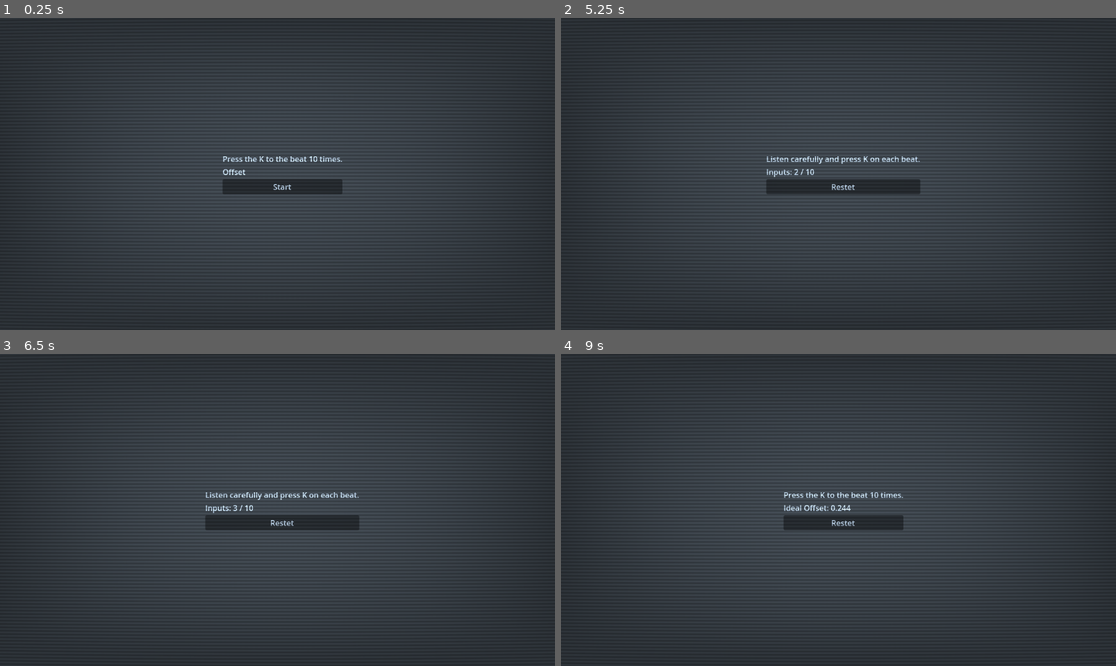
Above: before the commit, frames 1-4 (two rows, left to right).
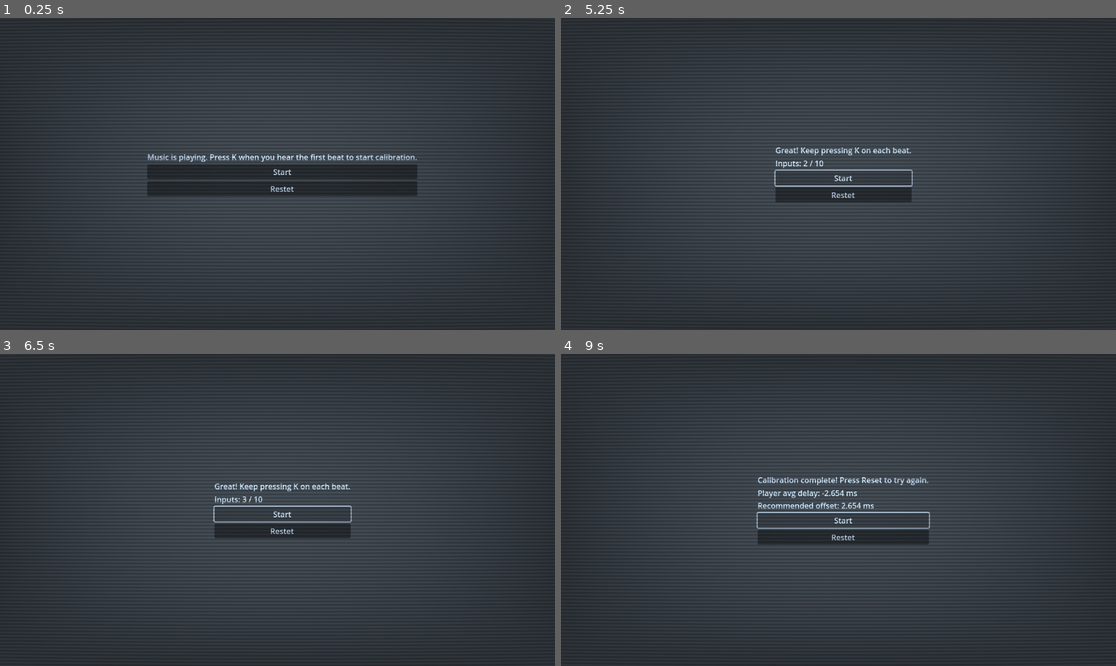
Above: after the commit, the same moments.

Repository: Hetaaa/Gmtk2025
Game: Godot game, scene res://Views/TimingOffsetSetter/TimingCalibrator.tscn
Same seed, same stepped clock (60 frames per second), same inputs: the game is played once before the commit and once after it. This scene is started directly instead of the project's main scene. Sound files missing from this copy of the repository are replaced by a short silence.
Inputs (mouse positions are in pixels of both pictures, inside the frame that each line leads up to):
- Up to frame 1 (0.25 s): no input
- Up to frame 2 (5.25 s): click (844, 189) at 0.5 s, where only the run after the commit has a clickable "Restet"; click (844, 170) at 1.25 s, where only the run after the commit has a clickable "Start"; click (844, 170) at 2 s, where only the run after the commit has a clickable "Start"; click "Restet" at 2.75 s; click "Restet" at 3.5 s; click (844, 170) at 4.25 s, where only the run after the commit has a clickable "Start"; tap K (ATTACK_MID) at 5 s; hold K (ATTACK_MID) from 5.03 s (still down)
- Up to frame 3 (6.5 s): release K (ATTACK_MID) at 5.78 s; tap O (ATTACK_HIGH) at 5.85 s; tap K (ATTACK_MID) at 6.05 s
- Up to frame 4 (9 s): tap K (ATTACK_MID) at 6.5, 6.8, 7.25, 7.35, 8, 8.3, 8.75 s; hold M (ATTACK_LOW) 6.53-7.28 s; hold W (BLOCK_HIGH) 8.03-8.78 s; tap X (BLOCK_LOW) at 8.85 s

The runs differ from the first frame. In frame 1, 4.4% of the frame differs, in the area x 26-76%, y 43-58%; in frame 2, 1.7%; in frame 3, 1.7%; in frame 4, 2.7%.

Commit message:
timing calculator  fix

Diff:
--- a/godot2025/Global/BeatManager/beat_manager.gd
+++ b/godot2025/Global/BeatManager/beat_manager.gd
@@ -13,8 +13,8 @@
 
 @export var bpm: float = 60.0
 @export var beats_per_measure: int = 4
-@export var set_grace_period: float = 0.5
-@export var timing_offset: float = 0.01
+@export var grace_period: float = 0.6
+@export var timing_offset: float = 0.152
 
 @export var beat_sound_path: String = "res://Global/BeatManager/audiomass-output.mp3"
 
@@ -26,7 +26,6 @@
 var beat_count := 0
 var measure_count := 0
 var beat_index := 0
-var grace_period : float
 
 var beat_timer: Timer
 var seconds_per_beat: float
@@ -84,7 +83,6 @@
 	add_child(music_player)
 	add_child(beat_indicator_player)
 	beat_indicator_player.stream = load(beat_sound_path)
-	grace_period = set_grace_period
 	beat_hit.connect(_on_beat_hit_play_sound)
 
 var last_time := 0.0
@@ -115,8 +113,6 @@
 					measure_count += 1
 					measure_complete.emit(measure_count)
 
-				var time_to_next_beat = abs(beat_map[beat_index] - beat_map[beat_index+1]) if beat_index + 1 < beat_map.size() else set_grace_period
-				grace_period = minf(set_grace_period, time_to_next_beat)
 				_schedule_beat_events_custom(current_beat_time)
 				beat_index += 1
 
--- a/godot2025/Views/TimingOffsetSetter/timing_offset.gd
+++ b/godot2025/Views/TimingOffsetSetter/timing_offset.gd
@@ -7,7 +7,6 @@
 @onready var instructions_label := $Panel/VBoxContainer/Instructions
 @onready var counter_label := $Panel/VBoxContainer/InputCounter
 @onready var result_label := $Panel/VBoxContainer/OffsetResult
-@onready var start_button := $Panel/VBoxContainer/StartButton
 @onready var reset_button := $Panel/VBoxContainer/ResetButton
 
 # Reference to your BeatManager singleton
@@ -15,101 +14,188 @@
 
 # Calibration state
 var is_calibrating: bool = false
+var calibration_started: bool = false  # New flag to track if measurement has begun
 var input_count: int = 0
-var ideal_beat_times: Array = []
-var player_input_times: Array = []
+var beat_times: Array[float] = []  # Actual beat times from beat map
+var player_input_times: Array[float] = []
+var original_offset: float = 0.0
+
+# Store connection for proper cleanup
+var beat_hit_connection: Callable
 
 func _ready():
-	BeatManager.timing_offset = 0
+	# Store original offset to restore if needed
+	original_offset = BeatManager.timing_offset
 	reset_button.hide()
-	# Set the initial state of the UI
-	_set_ui_state(false)
-
-func _set_ui_state(calibrating: bool):
-	instructions_label.text = "Press the K to the beat 10 times." if not calibrating else "Listen carefully and press K on each beat."
-	start_button.visible = not calibrating
-	reset_button.visible = not start_button.visible
-	counter_label.visible = calibrating
-	result_label.visible = not calibrating
+
+	# Start music immediately but don't begin measurement yet
+	start_music()
+	set_ui_state_waiting()
+
+func set_ui_state_waiting():
+	instructions_label.text = "Music is playing. Press K when you hear the first beat to start calibration."
+	counter_label.visible = false
+	result_label.visible = false
+	reset_button.visible = true
+
+func set_ui_state_calibrating():
+	instructions_label.text = "Great! Keep pressing K on each beat."
+	counter_label.visible = true
+	result_label.visible = false
+	reset_button.visible = true
+
+func set_ui_state_complete():
+	instructions_label.text = "Calibration complete! Press Reset to try again."
+	counter_label.visible = false
+	result_label.visible = true
+	reset_button.visible = true
 
 func _input(event: InputEvent):
-	if is_calibrating and event.is_action_pressed("ATTACK_MID"):
-		# Record the player's input time relative to the music stream
-		var input_time = beat_manager.music_player.get_playback_position()
-		player_input_times.append(input_time)
-		input_count += 1
-		counter_label.text = "Inputs: %s / %s" % [input_count, CALIBRATION_COUNT]
-
-		# Check if we have enough inputs to finish
-		if input_count >= CALIBRATION_COUNT:
-			_finish_calibration()
-
-func _on_start_button_pressed():
-	# Reset state and start the process
-	_reset_calibration()
-	_start_calibration()
+	if event.is_action_pressed("ATTACK_MID"):
+		if not calibration_started:
+			# First key press - start the measurement
+			start_calibration_measurement()
+
+		if is_calibrating:
+			# Record the player's input time
+			var input_time = beat_manager.music_player.get_playback_position()
+			player_input_times.append(input_time)
+			input_count += 1
+			counter_label.text = "Inputs: %s / %s" % [input_count, CALIBRATION_COUNT]
+
+			print("Input %d recorded at: %.3f" % [input_count, input_time])
+
+			# Check if we have enough inputs to finish
+			if input_count >= CALIBRATION_COUNT:
+				finish_calibration()
 
 func _on_reset_button_pressed():
-	_reset_calibration()
-	_start_calibration()
-
-func _start_calibration():
+	reset_calibration()
+	start_music()
+	set_ui_state_waiting()
+
+func start_music():
+	# Temporarily set offset to 0 for pure measurement
+	BeatManager.timing_offset = 0.0
+
+	# Create the connection callable for beat recording
+	beat_hit_connection = func(beat_count: int):
+		# Record all beats that occur (we'll match them to inputs later)
+		if beat_manager.use_beat_map and beat_manager.beat_index - 1 < beat_manager.beat_map.size():
+			var actual_beat_time = beat_manager.beat_map[beat_manager.beat_index - 1]
+			beat_times.append(actual_beat_time)
+		else:
+			# For BPM-based tracks, calculate expected beat time
+			var expected_time = (beat_count - 1) * beat_manager.seconds_per_beat
+			beat_times.append(expected_time)
+
+	# Connect to beat_hit signal
+	beat_manager.beat_hit.connect(beat_hit_connection)
+
+	# Start playing music - use a track with a beat map for best results
+	beat_manager.play_track(0)  # Adjust index based on your tracks
+
+	print("Music started - waiting for first key press to begin calibration")
+
+func start_calibration_measurement():
+	calibration_started = true
 	is_calibrating = true
-	_set_ui_state(true)
-
-	# Connect to the beat_hit signal to get the ideal beat times
-	# We use a lambda to ensure the connection is temporary and easy to disconnect
-	beat_manager.beat_hit.connect(func(beat_count):
-		# Only record the first CALIBRATION_COUNT beats
-		if beat_count <= CALIBRATION_COUNT:
-			var beat_time = beat_manager.music_player.get_playback_position()
-			ideal_beat_times.append(beat_time)
-		# After recording the last beat, we can disconnect to be clean
-		if beat_count == CALIBRATION_COUNT:
-			beat_manager.beat_hit.disconnect(beat_manager.beat_hit.get_connections().back().callable)
-	)
-
-	# Start the beat manager's music and timer
-	# We'll use the second track for this example
-	beat_manager.play_track(0)
-
-func _finish_calibration():
+	set_ui_state_calibrating()
+	print("Calibration measurement started - continue pressing K on each beat")
+
+func finish_calibration():
 	is_calibrating = false
+	calibration_started = false
 	beat_manager.stop_track()
-	_calculate_and_display_offset()
-	_set_ui_state(false)
-	reset_button.show()
-	start_button.hide()
-
-func _reset_calibration():
+
+	# Disconnect the signal
+	if beat_manager.beat_hit.is_connected(beat_hit_connection):
+		beat_manager.beat_hit.disconnect(beat_hit_connection)
+
+	calculate_and_display_offset()
+	set_ui_state_complete()
+
+func reset_calibration():
 	is_calibrating = false
+	calibration_started = false
 	input_count = 0
-	ideal_beat_times.clear()
+	beat_times.clear()
 	player_input_times.clear()
-	result_label.text = "Ideal Offset: Calculating..."
-	counter_label.text = "Inputs: 0 / 10"
-	_set_ui_state(false)
-
-func _calculate_and_display_offset():
+	result_label.text = "Ideal Offset: Not calculated"
+	counter_label.text = "Inputs: 0 / %d" % CALIBRATION_COUNT
+
+	# Disconnect signal if connected
+	if beat_hit_connection and beat_manager.beat_hit.is_connected(beat_hit_connection):
+		beat_manager.beat_hit.disconnect(beat_hit_connection)
+
+	# Stop any playing track
+	beat_manager.stop_track()
+
+	# Restore original offset
+	BeatManager.timing_offset = original_offset
+
+func calculate_and_display_offset():
+	# Ensure we have data to work with
+	var num_inputs = player_input_times.size()
+	var num_beats = beat_times.size()
+
+	if num_inputs == 0:
+		result_label.text = "Error: No inputs recorded."
+		BeatManager.timing_offset = original_offset
+		return
+
+	if num_beats == 0:
+		result_label.text = "Error: No beats recorded."
+		BeatManager.timing_offset = original_offset
+		return
+
+	# Match inputs to nearest beats
 	var total_offset: float = 0.0
-
-	# Ensure we have the same number of input and ideal beat times
-	var num_samples = min(player_input_times.size(), ideal_beat_times.size())
-	if num_samples == 0:
-		result_label.text = "Error: No inputs recorded."
+	var valid_samples: int = 0
+
+	for input_time in player_input_times:
+		# Find the closest beat to this input
+		var closest_beat_time = beat_times[0]
+		var min_distance = abs(input_time - closest_beat_time)
+
+		for beat_time in beat_times:
+			var distance = abs(input_time - beat_time)
+			if distance < min_distance:
+				min_distance = distance
+				closest_beat_time = beat_time
+
+		# Only include inputs that are reasonably close to a beat (within 0.5 seconds)
+		if min_distance < 0.5:
+			var offset = input_time - closest_beat_time
+			total_offset += offset
+			valid_samples += 1
+			print("Input at %.3f matched to beat at %.3f, offset: %.3f" % [input_time, closest_beat_time, offset])
+
+	if valid_samples == 0:
+		result_label.text = "Error: No valid input-beat pairs found."
+		BeatManager.timing_offset = original_offset
 		return
 
-	for i in range(num_samples):
-		# Calculate the difference for each input
-		var offset = player_input_times[i] - ideal_beat_times[i]
-		total_offset += offset
-
-	# Calculate the average offset
-	var average_offset = total_offset / num_samples
-
-	# Display the result
-	result_label.text = "Ideal Offset: %.3f" % [average_offset]
-	BeatManager.timing_offset = average_offset
-
-	# You can now use this value to update your BeatManager's timing_offset!
-	print("Calculated ideal timing_offset: ", average_offset)
+	# Calculate average offset
+	var average_offset = total_offset / valid_samples
+
+	# The timing_offset should be negative of the player's delay
+	# If player consistently hits 50ms late, we need -50ms offset to compensate
+	var recommended_offset = -average_offset
+
+	# Display results
+	result_label.text = "Player avg delay: %.3f ms\nRecommended offset: %.3f ms" % [average_offset * 1000, recommended_offset * 1000]
+
+	# Apply the recommended offset
+	BeatManager.timing_offset = recommended_offset
+
+	print("Calibration complete:")
+	print("- Average player delay: %.3f seconds" % average_offset)
+	print("- Recommended timing_offset: %.3f seconds" % recommended_offset)
+	print("- Applied to BeatManager")
+
+# Optional: Add a button to test the new offset
+func test_new_offset():
+	if not is_calibrating:
+		print("Testing with new offset: %.3f" % BeatManager.timing_offset)
+		beat_manager.play_track(0)
